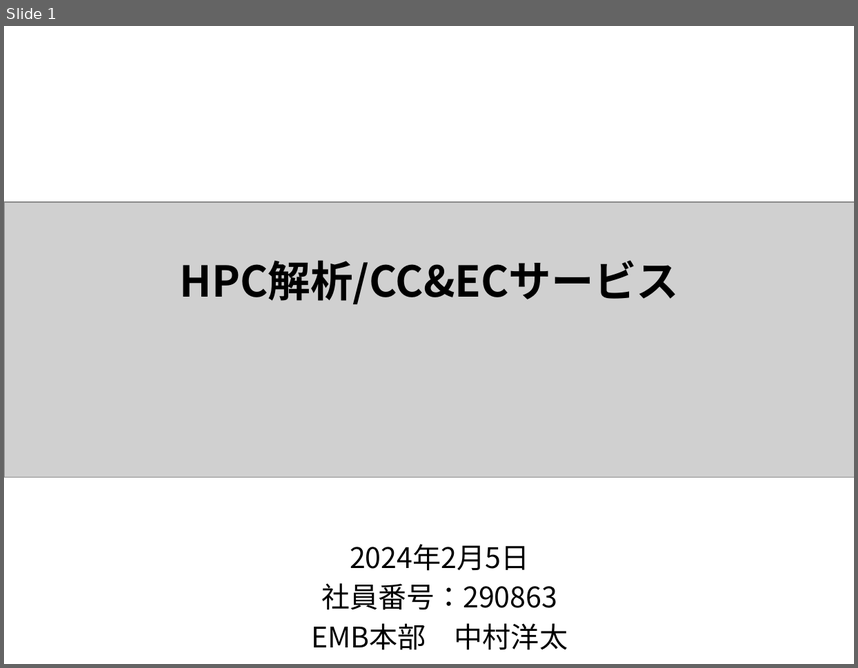
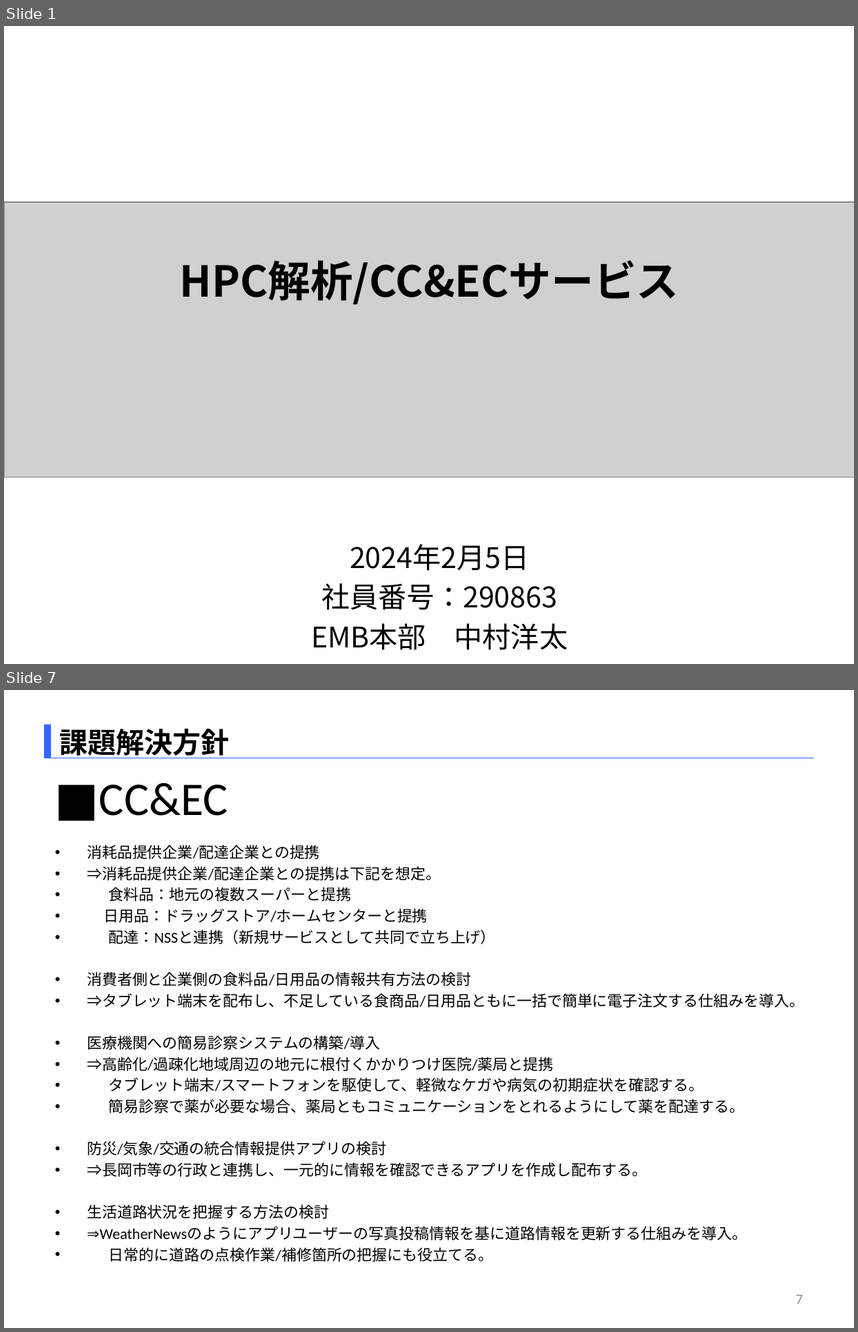
Before and after one commit to SITH-YN/PythonTool, a slide deck: Temp/EMB本部_中村洋太_290863_[HPC解析_CC&ECサービス].pptx. Shown one above the other, each under a label of ours: slide 1 before the commit, slides 1 and 7 after it; the slides between them are not shown. The pictures are 858x668 and 858x1332 pixels, drawn with LibreOffice and Linux fonts; fonts in the diff are those of the drawing; grey boxes stand for pictures. Boxes give left, top, right and bottom in pixels: in the first picture for what was removed or moved away, otherwise in the second. Text is boxed around its words. In the diff, an @@ line names an element or a change of style, - is before the commit and + after.

```diff
--- a/Temp/EMB本部_中村洋太_290863_[HPC解析_CC&ECサービス].pptx
+++ b/Temp/EMB本部_中村洋太_290863_[HPC解析_CC&ECサービス].pptx
@@ slide 7 added at box(4, 690, 854, 1328), background #FFFFFF @@
@@ rectangle added at box(44, 725, 51, 758), fill #3366FF @@
@@ text added at box(59, 729, 229, 758), 24 pt, text #000000, bold @@
+課題解決方針
@@ line added from (44, 758) to (814, 758), #3366FF 0.75 pt @@
@@ title added at box(99, 782, 228, 816), 39.6 pt, text #000000 @@
+■CC&EC
@@ text added at box(87, 845, 804, 1261), 12.8 pt, text #000000 @@
+• 消耗品提供企業/配達企業との提携
+• ⇒消耗品提供企業/配達企業との提携は下記を想定。
+• 食料品：地元の複数スーパーと提携
+• 日用品：ドラッグストア/ホームセンターと提携
+• 配達：NSSと連携（新規サービスとして共同で立ち上げ）
+• 消費者側と企業側の食料品/日用品の情報共有方法の検討
+• ⇒タブレット端末を配布し、不足している食商品/日用品ともに一括で簡単に電子注文する仕組みを導入。
+• 医療機関への簡易診察システムの構築/導入
+• ⇒高齢化/過疎化地域周辺の地元に根付くかかりつけ医院/薬局と提携
+• タブレット端末/スマートフォンを駆使して、軽微なケガや病気の初期症状を確認する。
+• 簡易診察で薬が必要な場合、薬局ともコミュニケーションをとれるようにして薬を配達する。
+• 防災/気象/交通の統合情報提供アプリの検討
+• ⇒長岡市等の行政と連携し、一元的に情報を確認できるアプリを作成し配布する。
+• 生活道路状況を把握する方法の検討
+• ⇒WeatherNewsのようにアプリユーザーの写真投稿情報を基に道路情報を更新する仕組みを導入。
+• 日常的に道路の点検作業/補修箇所の把握にも役立てる。
@@ page number added at box(796, 1294, 803, 1303), 12 pt, text #8C8C8C @@
+7
```
Also in this commit, not shown: 8 slides changed, 1 other slide added.
